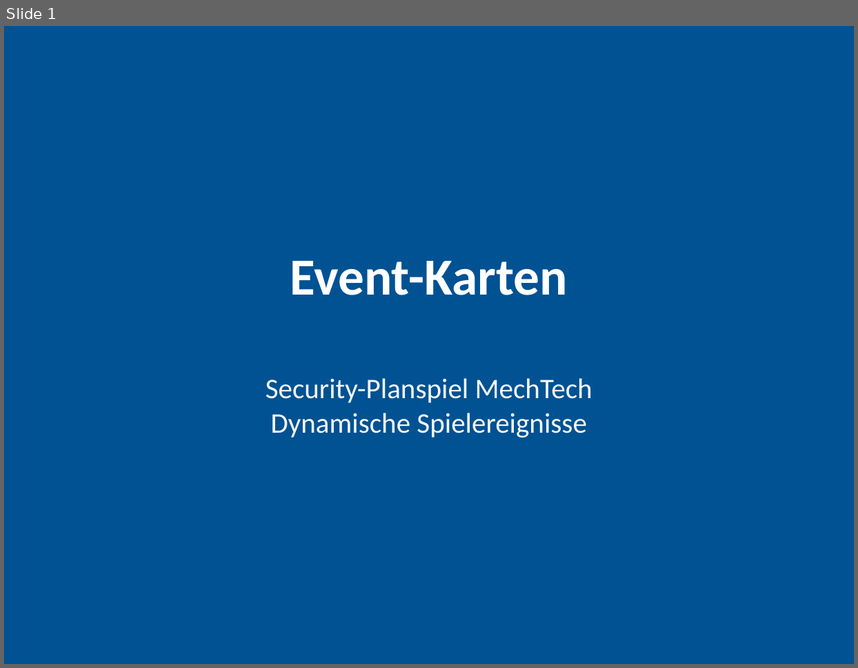
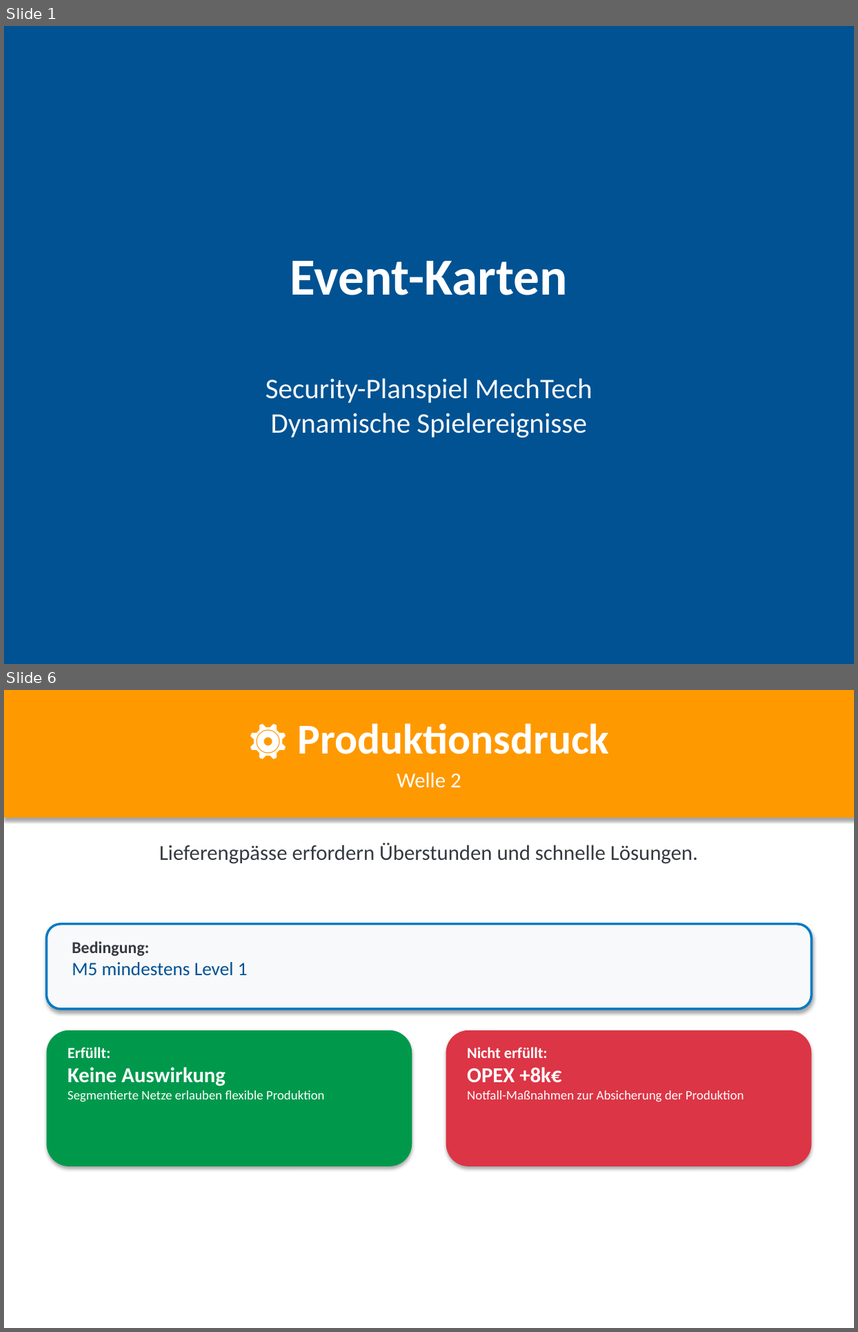
Before and after one commit to ClaudioSt/security-planspiel, a slide deck: pptx_output/Events.pptx. Shown one above the other, each under a label of ours: slide 1 before the commit, slides 1 and 6 after it; the slides between them are not shown. The pictures are 858x668 and 858x1332 pixels, drawn with LibreOffice and Linux fonts; fonts in the diff are those of the drawing. Boxes give left, top, right and bottom in pixels: in the first picture for what was removed or moved away, otherwise in the second. Text is boxed around its words. In the diff, an @@ line names an element or a change of style, - is before the commit and + after.

```diff
--- a/pptx_output/Events.pptx
+++ b/pptx_output/Events.pptx
@@ slide 6 added at <box>4,690,854,1328</box>, background #FFFFFF @@
@@ rectangle added at <box>4,690,854,818</box>, fill #FF9900 @@
@@ text added at <box>297,723,609,754</box>, 36 pt, text #FFFFFF, bold @@
+⚙️ Produktionsdruck
@@ text added at <box>397,772,461,788</box>, 18 pt, text #FFFFFF @@
+Welle 2
@@ text added at <box>159,842,698,864</box>, 18 pt, text #343A40 @@
+Lieferengpässe erfordern Überstunden und schnelle Lösungen.
@@ rounded rectangle added at <box>47,924,811,1009</box>, fill #F8F9FA, outline #007AC2 2 pt @@
@@ text added at <box>72,941,248,976</box>, 16 pt, text #005293 @@
+Bedingung:
+M5 mindestens Level 1
@@ rounded rectangle added at <box>47,1030,412,1166</box>, fill #00994C @@
@@ rounded rectangle added at <box>446,1030,811,1166</box>, fill #DC3545 @@
@@ text added at <box>67,1047,325,1102</box>, 11 pt, text #FFFFFF @@
+Erfüllt:
+Keine Auswirkung
+Segmentierte Netze erlauben flexible Produktion
@@ text added at <box>467,1047,744,1101</box>, 11 pt, text #FFFFFF @@
+Nicht erfüllt:
+OPEX +8k€
+Notfall-Maßnahmen zur Absicherung der Produktion
```
Also in this commit, not shown: 8 other slides added, 2 other files.
